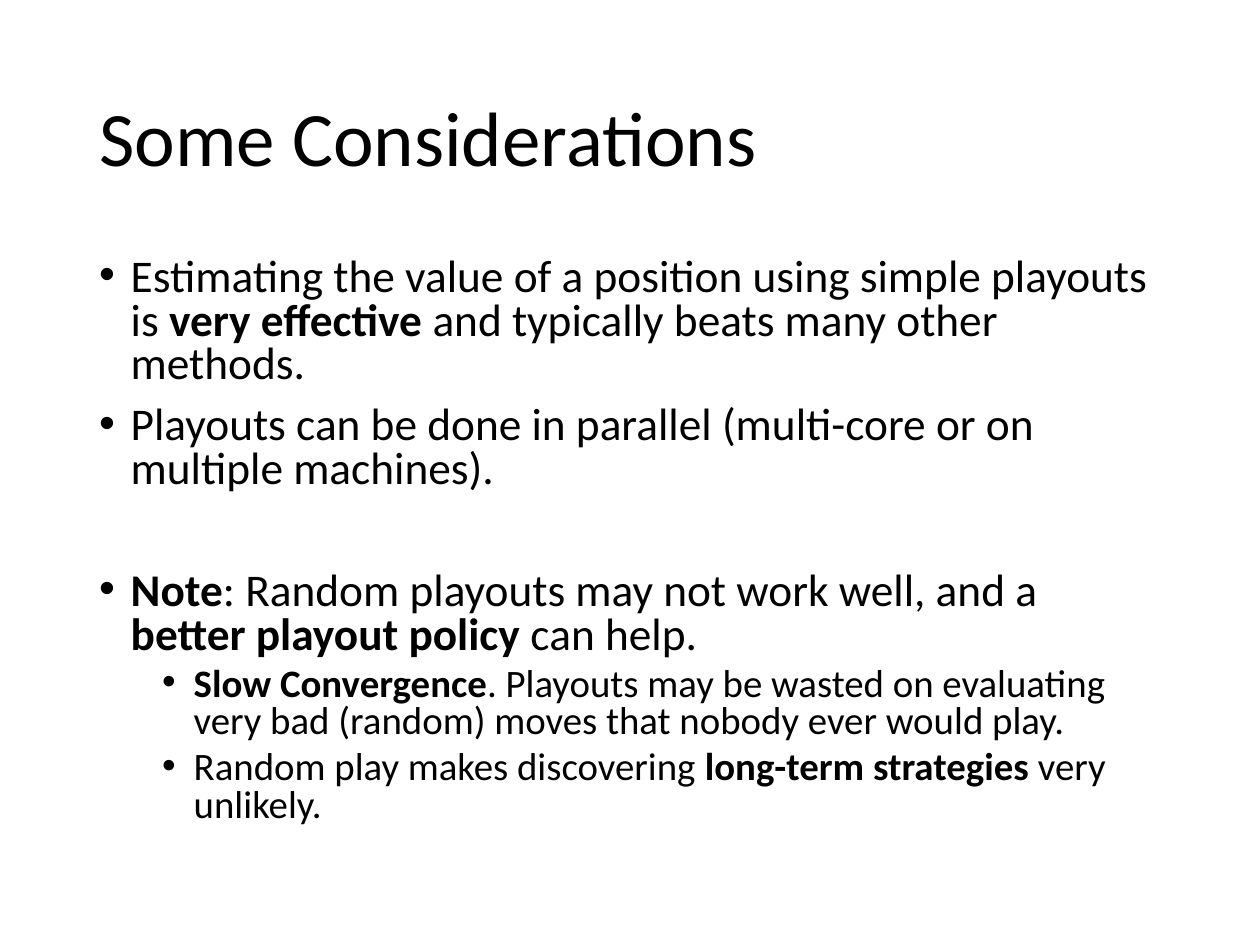
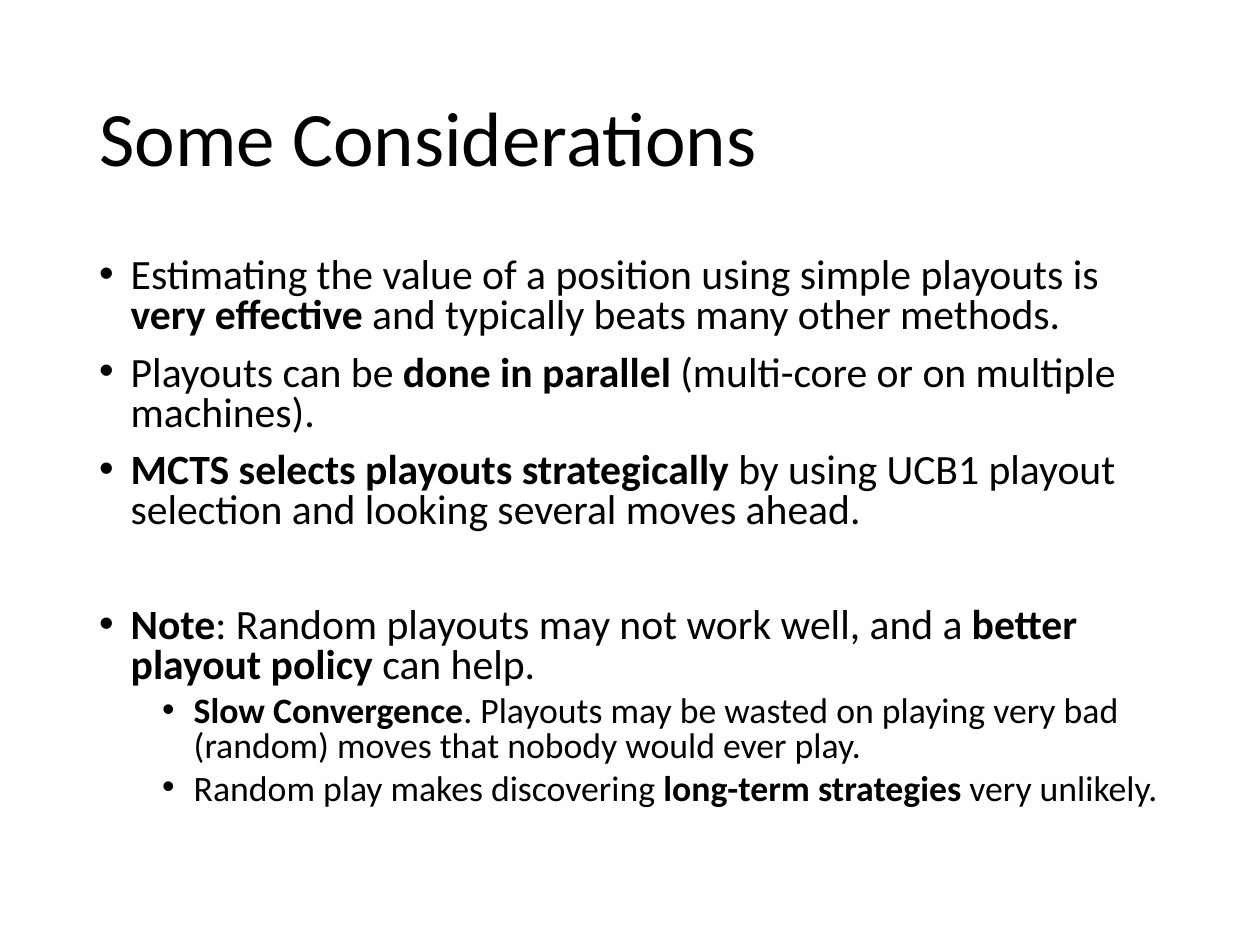
Before and after one commit to mhahsler/CS7320-AI, a slide deck: slide 44 of slides/05_games.pptx. Drawn at 1260x945 pixels with LibreOffice and Linux fonts; fonts in the diff are those of the drawing. Boxes give left, top, right and bottom in pixels: in the first picture for what was removed or moved away, otherwise in the second. Text is boxed around its words. In the diff, an @@ line names an element or a change of style, - is before the commit and + after.

Commit message:
fixed MCTS.

```diff
--- a/slides/05_games.pptx
+++ b/slides/05_games.pptx
@@ text at <box>131,260,1158,807</box>: size 25.9 to 23.8 pt in "Estimating the value of a position using ...", "Playouts can be done in parallel (multi-core ...", "Note: Random playouts may not work well, ..."; bold on in "done in parallel"; size 22.2 to 20.4 pt in "Random play makes discovering long-term strategies very ..." @@
@@ text at <box>131,454,1116,531</box>: paragraph added @@
+• MCTS selects playouts strategically by using UCB1 playout selection and looking several moves ahead.
@@ text at <box>194,698,1119,764</box>: text changed; size 22.2 to 20.4 pt @@
-  • Slow Convergence. Playouts may be wasted on evaluating very bad (random) moves that nobody ever would play.
+  • Slow Convergence. Playouts may be wasted on playing very bad (random) moves that nobody would ever play.
```
Also in this commit, not shown: 3 other slides changed, 1 slide added, 1 slide removed, 1 other file.
